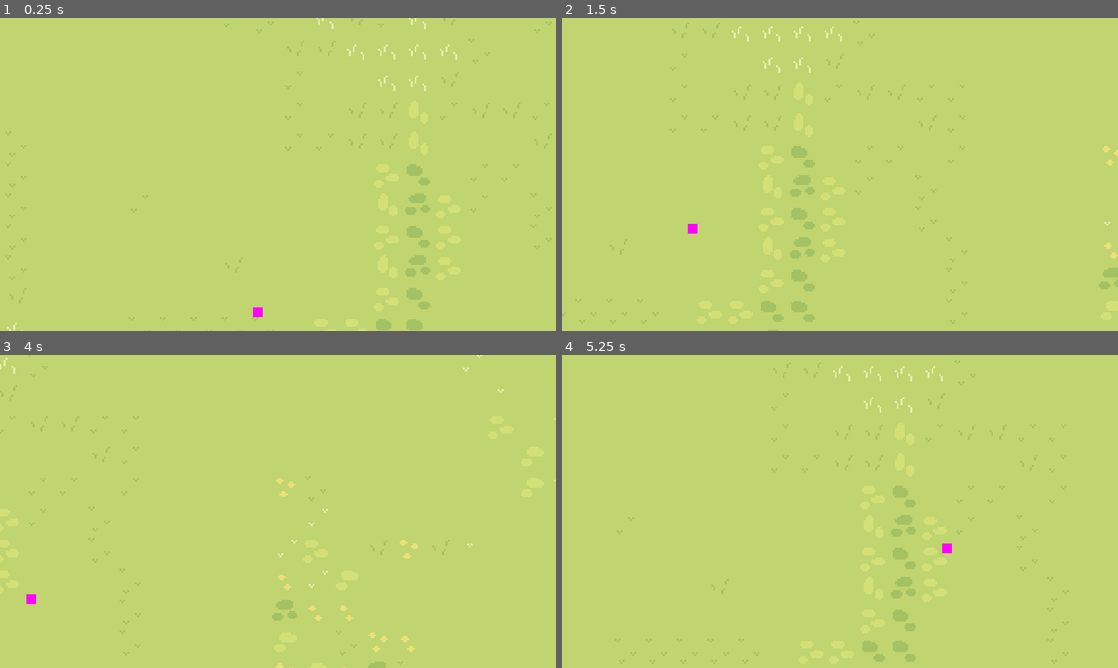
Above: before the commit, frames 1-4 (two rows, left to right).
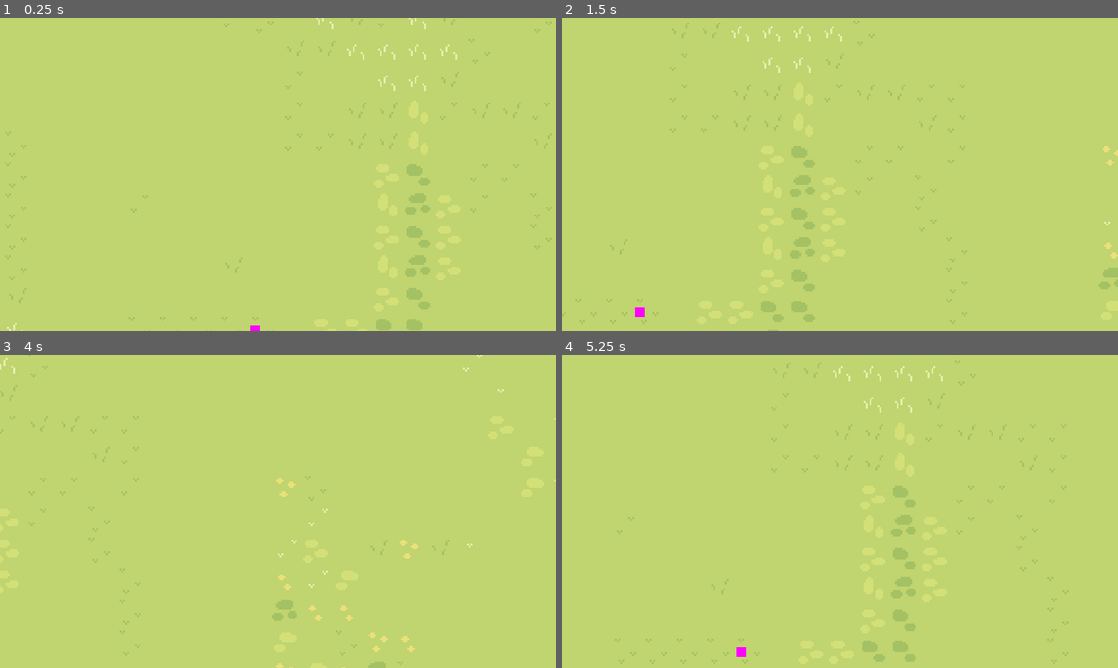
Above: after the commit, the same moments.

Repository: pick-ax-e/Mini-Jam-156-Jame-Gam-29
Game: Godot game, scene res://scenes/main.tscn
The game is run twice, just before and just after one commit, with the same random seed, the same clock (stepped at 60 frames per second) and the same inputs.
Inputs:
- Up to frame 1 (0.25 s): no input
- Up to frame 2 (1.5 s): hold D (move_right) 0.53-1.28 s; hold S (move_back) from 1.28 s (still down)
- Up to frame 3 (4 s): release S (move_back) at 2.03 s; hold D (move_right) 2.03-2.78 s; hold W (move_forward) 2.78-3.53 s; hold A (move_left) from 3.53 s (still down)
- Up to frame 4 (5.25 s): release A (move_left) at 5.03 s; hold S (move_back) from 5.03 s (still down)

The runs differ from the first frame. In frame 1, less than 0.1% of the frame differs, in the area x 45-48%, y 92-100%; in frame 2, 0.1%, in the area x 13-25%, y 65-96%; in frame 3, less than 0.1%; in frame 4, 0.1%.

Commit message:
Basic enemy regions

Diff:
--- a/scripts/enemy/basic_enemy.gd
+++ b/scripts/enemy/basic_enemy.gd
@@ -30,6 +30,11 @@
 		return
 
 	move_and_collide(position.direction_to(player.position) * speed * delta)
+
+func _cancel_attack():
+	attack_state = AttackState.NONE
+	current_charge_time = 0
+	is_attacking = false
 
 # Basic enemy can attack if it is within x units of the player
 func _can_attack() -> bool:
--- a/scripts/enemy/enemy.gd
+++ b/scripts/enemy/enemy.gd
@@ -9,12 +9,20 @@
 @export var attack_damage: int
 @export var speed: float
 
-var region: EnemyRegion
+@onready var start_position = global_position
 
 var state = State.IDLE
 var is_attacking = false
 
 func _physics_process(delta: float):
+	if state == State.IDLE:
+		if is_attacking:
+			_cancel_attack()
+
+		if global_position.distance_to(start_position) > 1:
+			move_and_collide(global_position.direction_to(start_position) * speed * delta)
+		return
+
 	_movement(delta)
 
 	if _can_attack():
@@ -22,6 +30,9 @@
 
 	if is_attacking:
 		_do_attack(delta)
+
+func _cancel_attack():
+	pass
 
 # Handles the movement of an enemy
 func _movement(delta: float):
--- a/scripts/enemy/enemy_region.gd
+++ b/scripts/enemy/enemy_region.gd
@@ -4,13 +4,6 @@
 @export var enemies: Array[Enemy]
 
 var is_active = false
-
-func _ready() -> void:
-	var collider = $CollisionShape2D
-	collider.shape
-	#for enemy in enemies:
-		#enemy.bounds =
-	pass
 
 # unsure if checks and loops are expensive, can check every x steps if needed
 func _physics_process(delta: float) -> void:
@@ -35,5 +28,3 @@
 		is_active = false
 		for enemy in enemies:
 			enemy.state = Enemy.State.IDLE
-
-	# ensure enemies cannot leave the area? (lunge attacks?)
